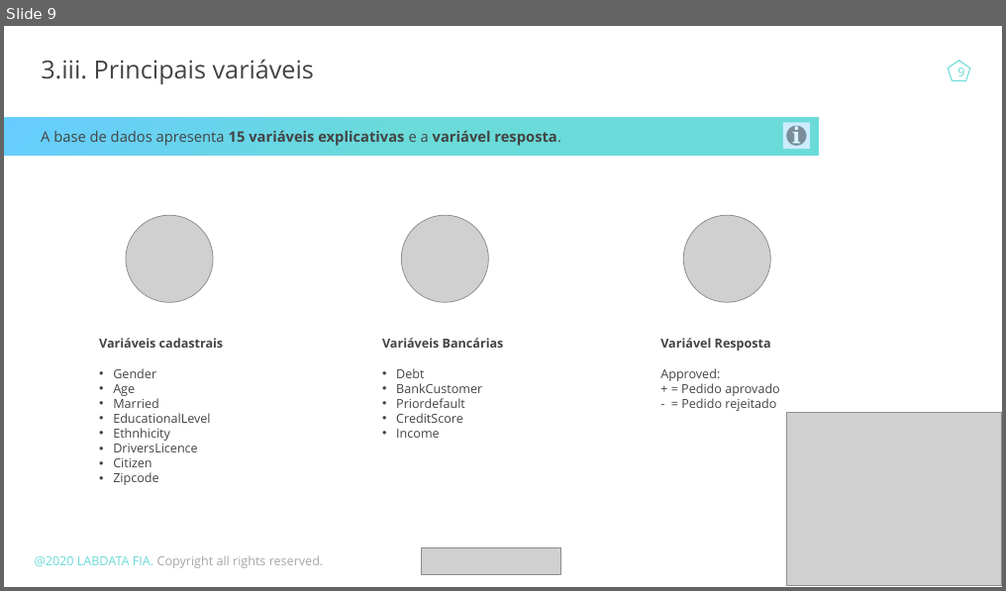
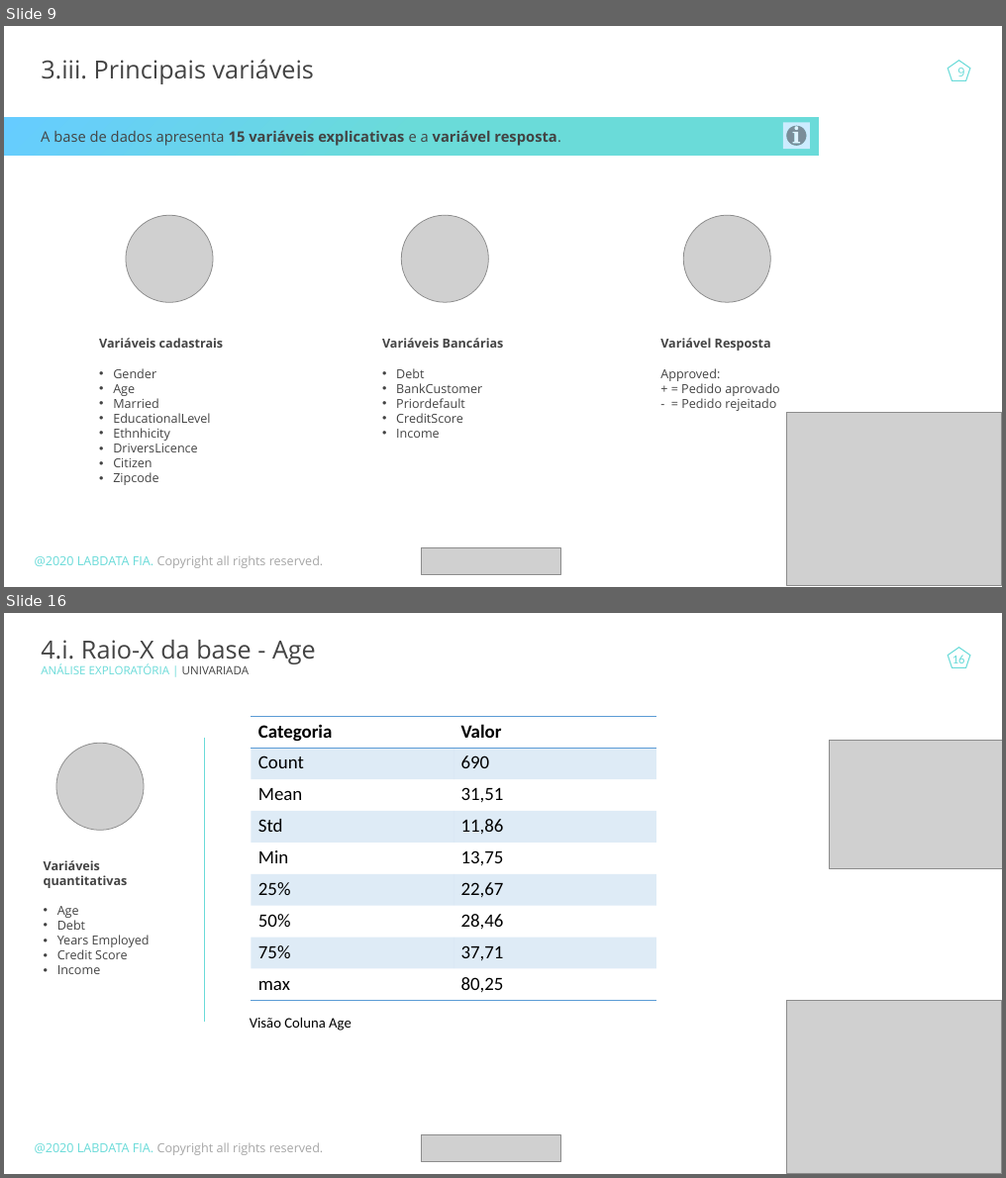
Before and after one commit to DaniloBenjamin/Credit_Card_Approval, a slide deck: ppt/TCC_v1.pptx. Shown one above the other, each under a label of ours: slide 9 before the commit, slides 9 and 16 after it; the slides between them are not shown. The pictures are 1006x591 and 1006x1178 pixels, drawn with LibreOffice and Linux fonts; fonts in the diff are those of the drawing; grey boxes stand for pictures. Boxes give left, top, right and bottom in pixels: in the first picture for what was removed or moved away, otherwise in the second. Text is boxed around its words. In the diff, an @@ line names an element or a change of style, - is before the commit and + after.

```diff
--- a/ppt/TCC_v1.pptx
+++ b/ppt/TCC_v1.pptx
@@ slide 16 added at [4,613,1002,1174], background #FFFFFF @@
@@ text added at [41,640,316,674], 11 pt, text #434343 @@
+4.i. Raio-X da base - Age
+ANÁLISE EXPLORATÓRIA | UNIVARIADA
@@ pentagon added at [948,648,970,668], outline #6ADBD9 1 pt @@
@@ page number added at [952,655,965,663], 12 pt, text #6ADBD9 @@
+16
@@ table added at [252,716,656,1001], 9 rows, 2 columns @@
+Categoria | Valor
+Count | 690
+Mean | 31,51
+Std | 11,86
+Min | 13,75
+25% | 22,67
+50% | 28,46
+75% | 37,71
+max | 80,25
@@ picture added at [56,743,144,830] @@
@@ line added from (205, 738) to (205, 1023), #6ADBD9 0.5 pt @@
@@ picture added at [830,740,1002,869] @@
@@ text added at [44,861,150,974], 12 pt, text #434343 @@
+Variáveis quantitativas
+• Age
+• Debt
+• Years Employed
+• Credit Score
+• Income
@@ text added at [250,1017,351,1031], 14 pt, text #000000 @@
+Visão Coluna Age
@@ picture added at [786,1001,1001,1173] @@
@@ text added at [35,1143,324,1156], 12 pt, text #A6A6A6 @@
+@2020 LABDATA FIA. Copyright all rights reserved.
@@ picture added at [421,1136,561,1162] @@
```
Also in this commit, not shown: 2 slides changed, 23 other slides added, 1 other file.
